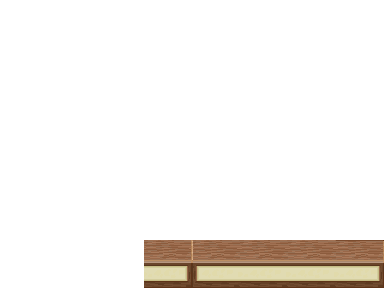
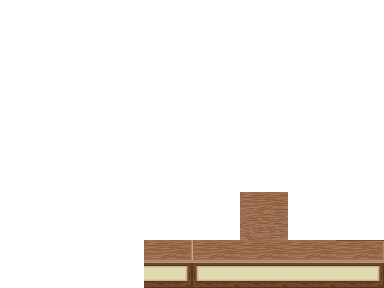
Layer changes from the first 384x288 image to the second:
pixels changed over [240, 192, 288, 240] (layer not identified)
